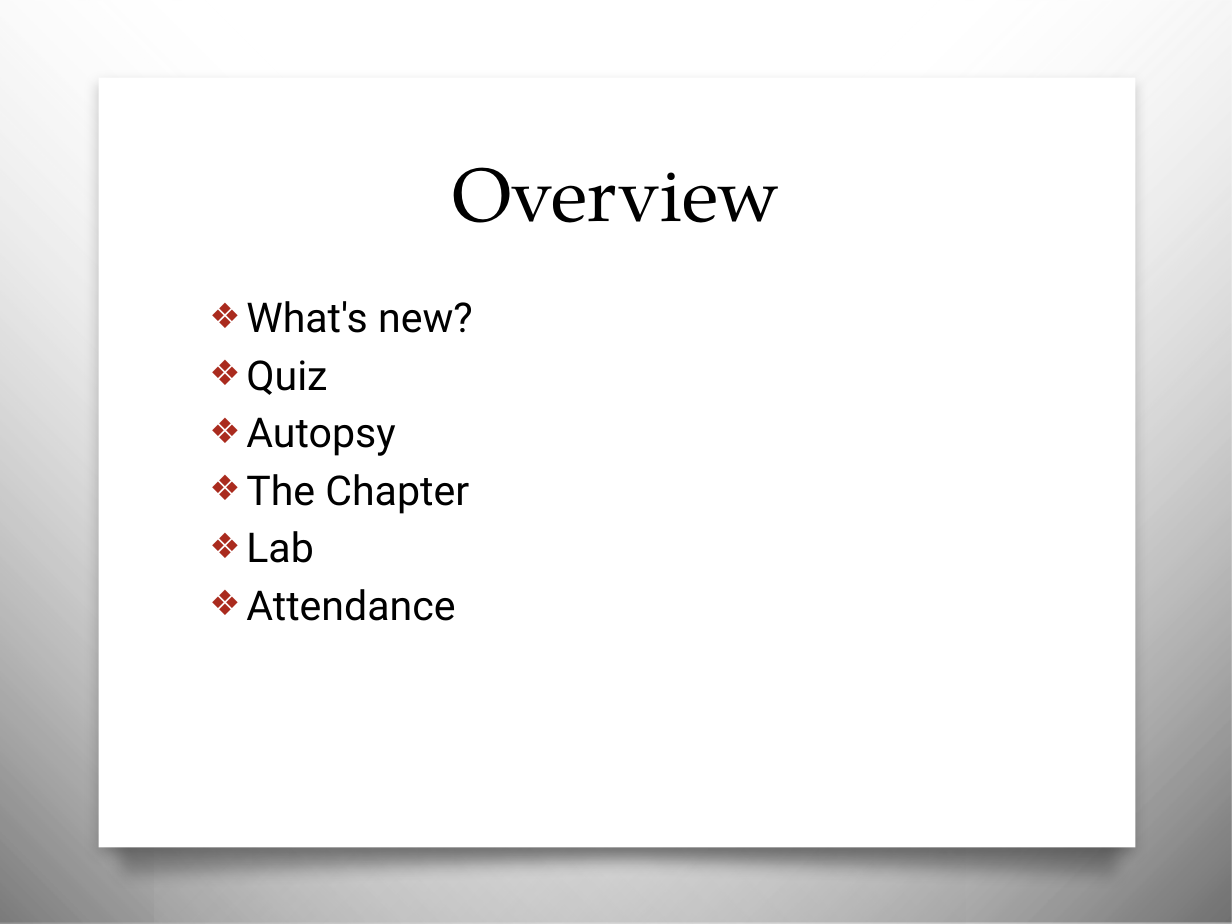
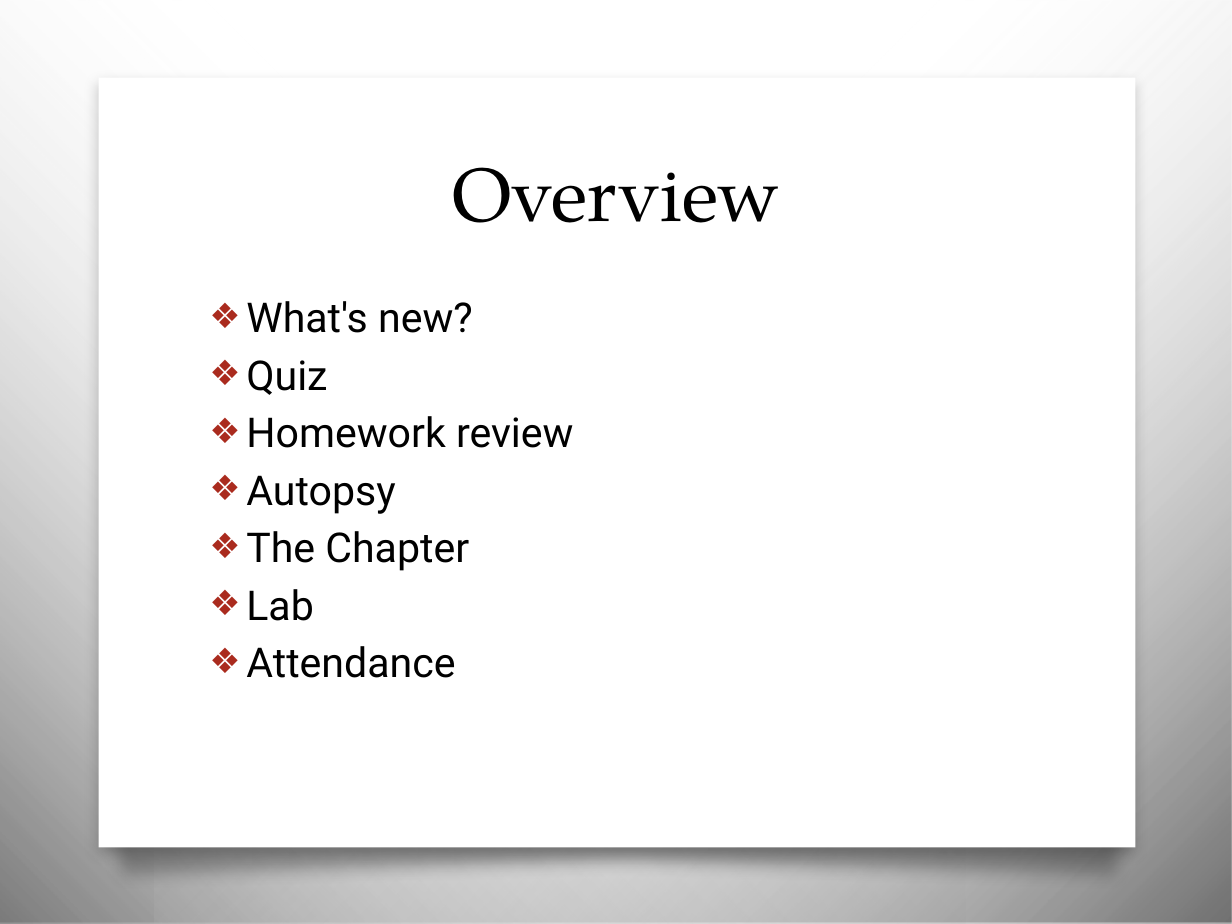
Before and after one commit to awayken/USF-ART329, a slide deck: slide 2 of slides/classtwelve/slides.pptx. Drawn at 1232x924 pixels with LibreOffice and Linux fonts; fonts in the diff are those of the drawing; background and template pictures are left out. Boxes give left, top, right and bottom in pixels: in the first picture for what was removed or moved away, otherwise in the second. Text is boxed around its words. In the diff, an @@ line names an element or a change of style, - is before the commit and + after.

Commit message:
Added Homework Review

```diff
--- a/slides/classtwelve/slides.pptx
+++ b/slides/classtwelve/slides.pptx
@@ text at box(246, 416, 574, 448): paragraph added @@
+❖ Homework review
```
Also in this commit, not shown: 1 slide added.
